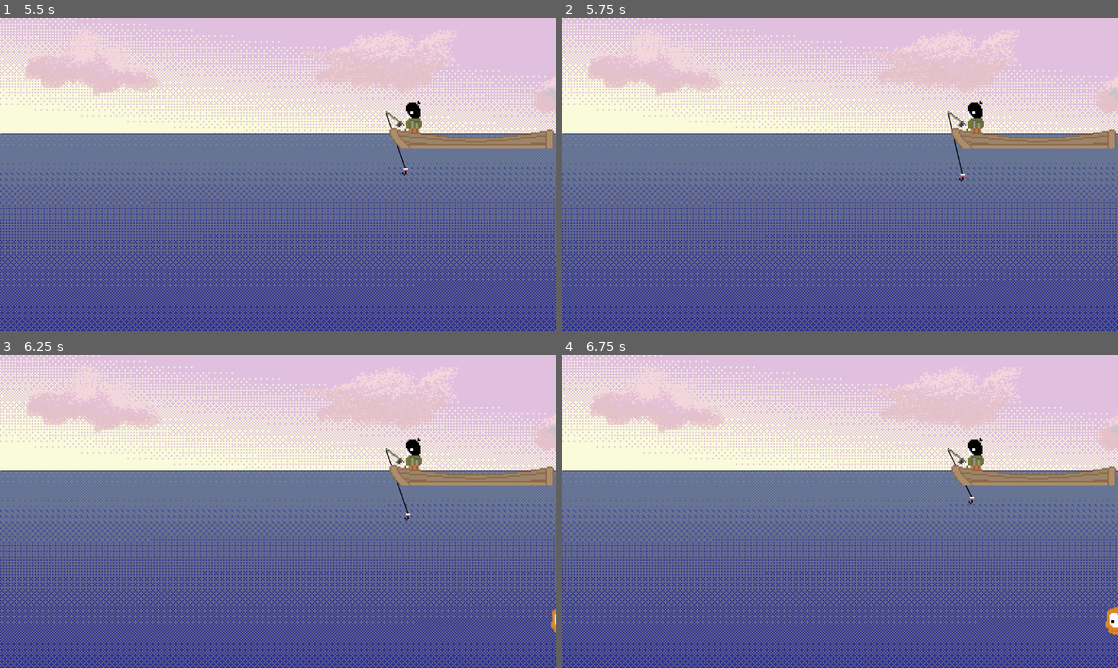
Above: before the commit, frames 1-4 (two rows, left to right).
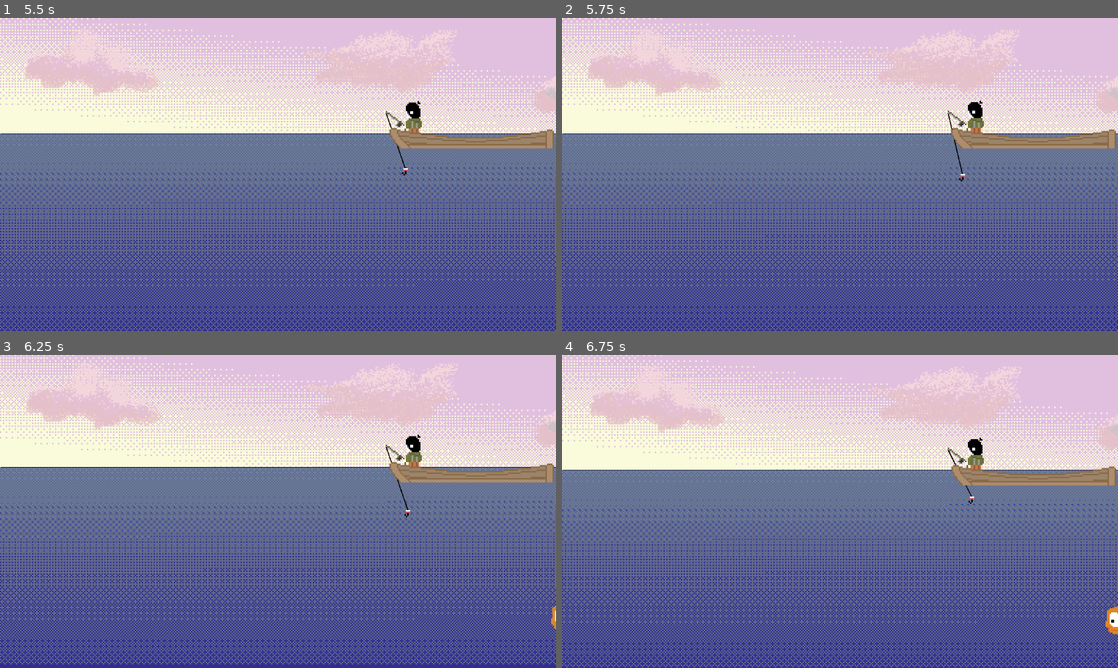
Above: after the commit, the same moments.

Repository: MarinaFlynne/LD54
Game: Godot game, scene res://Scenes/main_menu.tscn
Same seed, same stepped clock (60 frames per second), same inputs: the game is played once before the commit and once after it.
Inputs:
- Up to frame 1 (5.5 s): click "Play" at 0.5 s; hold Right (drop_game_right) 1.28-2.78 s; tap A (letter_1) at 1.35, 4.35 s; tap Up (pull_hook) at 2.1, 5.1 s; tap Enter at 2.75 s; hold Left (drop_game_left) 2.78-3.53 s; hold Z (reel_in) 2.78-3.53 s; tap Space (throw_rod) at 3.5, 3.6 s; hold Right (drop_game_right) 3.53-5.03 s; hold Left (drop_game_left) from 5.03 s (still down)
- Up to frame 2 (5.75 s): keep holding Left (drop_game_left)
- Up to frame 3 (6.25 s): release Left (drop_game_left) at 5.78 s; hold Right (drop_game_right) from 5.78 s (still down); hold Z (reel_in) from 5.78 s (still down)
- Up to frame 4 (6.75 s): release Right (drop_game_right) at 6.53 s; release Z (reel_in) at 6.53 s; hold Left (drop_game_left) from 6.53 s (still down); tap Space (throw_rod) at 6.6 s

Frame 1 is identical in both runs. In frame 2, less than 0.1% of the frame differs, in the area x 69-76%, y 26-50%; in frame 3, 24%, in the area x 0-100%, y 0-100%; in frame 4, 15%.

Commit message:
added smooth camera movement

Diff:
--- a/Scenes/fishing.gd
+++ b/Scenes/fishing.gd
@@ -21,6 +21,9 @@
 
 @export var fish_max_speed = 80
 @export var fish_min_speed = 30
+
+var camera_limit_top = 324
+var camera_limit_bottom = 1428
 
 # Called when the node enters the scene tree for the first time.
 func _ready():
@@ -53,6 +56,8 @@
 		throw_charging = true
 
 		pass
+	$CameraMain.position.y = $Hook.position.y
+	$CameraMain.position.y = clamp($CameraMain.position.y, camera_limit_top, camera_limit_bottom)
 
 func move_clouds(delta):
 	var cloud1_pos = $Clouds/Cloud1.position.x
--- a/Scenes/fishing.tscn
+++ b/Scenes/fishing.tscn
@@ -738,8 +738,10 @@
 
 [node name="CameraMain" type="Camera2D" parent="."]
 position = Vector2(576, 324)
+position_smoothing_enabled = true
 
 [node name="CameraDrop" type="Camera2D" parent="."]
+visible = false
 position = Vector2(864, 160)
 zoom = Vector2(2, 2)
 
